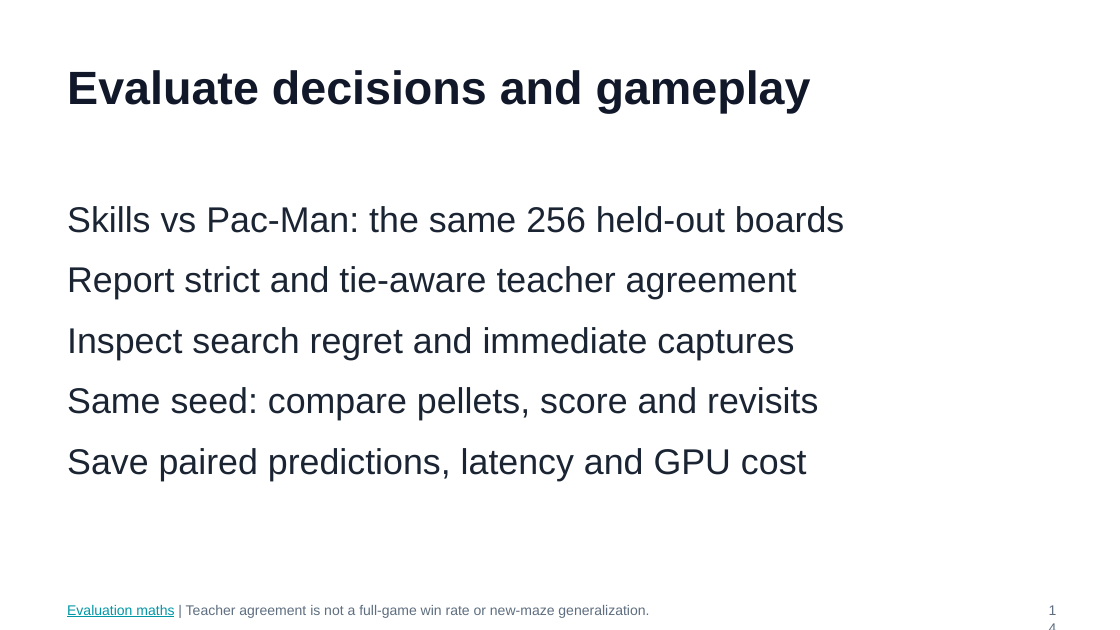
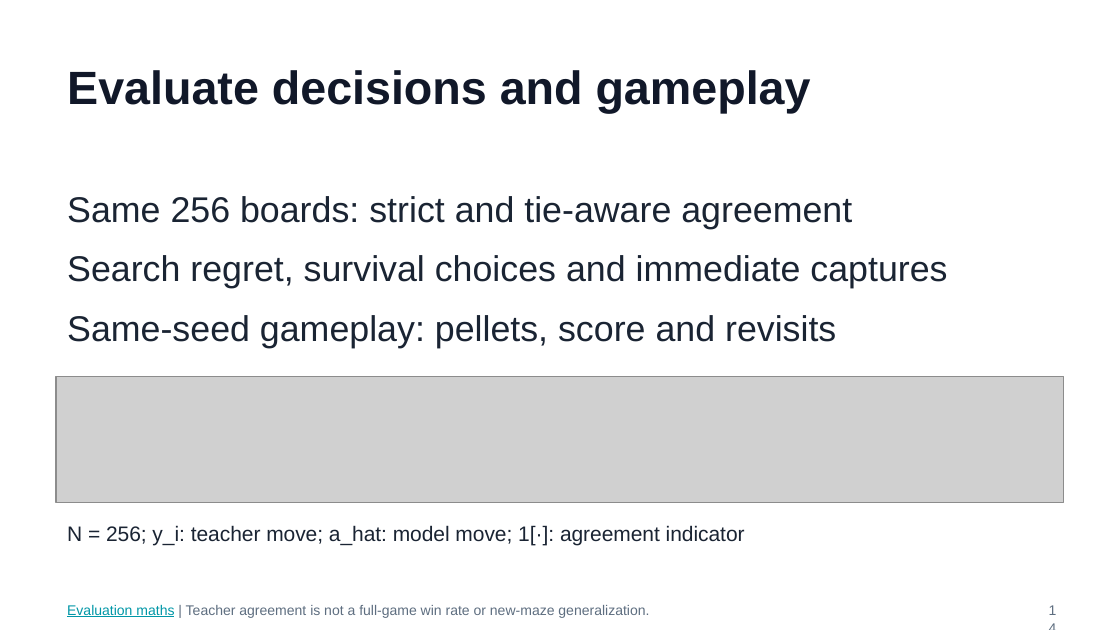
Before and after one commit to huixu11/QPlusLearning, a slide deck: slide 14 of labs/lab-01-kev-pacman/slides/pacman-lab.pptx. Drawn at 1120x630 pixels with LibreOffice and Linux fonts; fonts in the diff are those of the drawing; grey boxes stand for pictures. Boxes give left, top, right and bottom in pixels: in the first picture for what was removed or moved away, otherwise in the second. Text is boxed around its words. In the diff, an @@ line names an element or a change of style, - is before the commit and + after.

```diff
--- a/labs/lab-01-kev-pacman/slides/pacman-lab.pptx
+++ b/labs/lab-01-kev-pacman/slides/pacman-lab.pptx
@@ text at <box>67,196,947,348</box>: text changed @@
-Skills vs Pac-Man: the same 256 held-out boards
-Report strict and tie-aware teacher agreement
-Inspect search regret and immediate captures
-Same seed: compare pellets, score and revisits
-Save paired predictions, latency and GPU cost
+Same 256 boards: strict and tie-aware agreement
+Search regret, survival choices and immediate captures
+Same-seed gameplay: pellets, score and revisits
@@ picture added at <box>56,376,1064,502</box> @@
@@ text added at <box>67,525,745,546</box>, 13.5 pt, text #1A2433 @@
+N = 256; y_i: teacher move; a_hat: model move; 1[·]: agreement indicator
```
Also in this commit, not shown: 4 other slides changed, 2 slides added, 2 slides removed, 7 other files.
